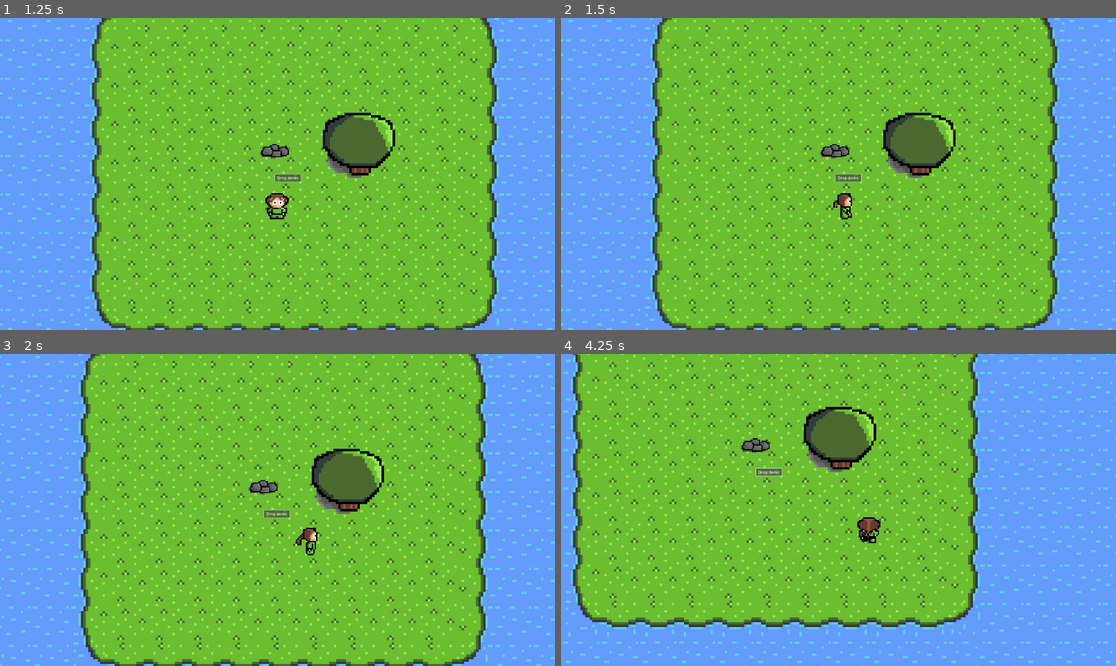
Above: before the commit, frames 1-4 (two rows, left to right).
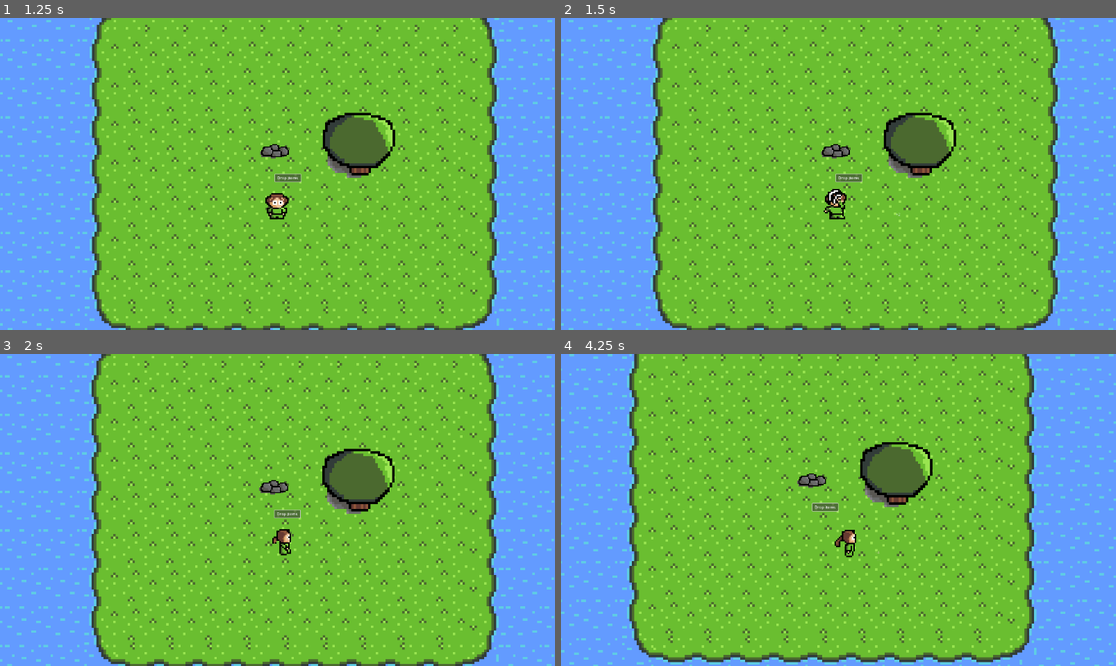
Above: after the commit, the same moments.

Repository: aubindetrez/DigitalReborn
Game: Godot game, scene res://scenes/main_scene.tscn
Same seed, same stepped clock (60 frames per second), same inputs: the game is played once before the commit and once after it.
Inputs:
- Up to frame 1 (1.25 s): click "Drop items" at 0.5 s
- Up to frame 2 (1.5 s): tap Enter (ui_accept) at 1.25 s; hold Right (ui_right) from 1.28 s (still down); hold Space (ui_select) from 1.28 s (still down)
- Up to frame 3 (2 s): keep holding Right (ui_right); keep holding Space (ui_select); tap Enter (ui_accept) at 1.52 s
- Up to frame 4 (4.25 s): release Right (ui_right) at 2.03 s; release Space (ui_select) at 2.03 s; hold Down (ui_down) 2.03-2.78 s; tap Space (ui_select) at 2.1, 3.6 s; tap Enter (ui_accept) at 2.27, 3.77 s; hold Right (ui_right) 2.78-3.53 s; hold Space (ui_select) 2.78-3.53 s; hold Up (ui_up) from 3.53 s (still down)

Frame 1 is identical in both runs. In frame 2, 4.2% of the frame differs, in the area x 0-100%, y 0-100%; in frame 3, 24%; in frame 4, 44%.

Commit message:
Add Attack animation to the player

Diff:
--- a/scenes/Controller.gd
+++ b/scenes/Controller.gd
@@ -8,6 +8,8 @@
 
 var parent: CharacterBody2D
 @export var toBeRotated: AnimationController
+
+signal attack() # emitted when the user press ui_select
 
 func _ready():
 	parent = get_parent()
@@ -47,6 +49,10 @@
 	elif event.is_action_released("ui_up"):
 		up_strength = 0.0
 
+	if event.is_action_pressed("ui_select"): # attack / action
+		attack.emit()
+		active = false # block action until the attack is done
+
 var velocity = Vector2(0, 0)
 # Uses the results of compute_strength to more the parent
 func update_position(delta):
@@ -63,3 +69,7 @@
 	#var rot = toBeRotated.get_rotation()
 	#rot = lerp_angle(rot, target_angle, 0.1)
 	toBeRotated.set_rotation(target_angle)
+
+
+func _on_change_anim_based_on_mvmnt_anim_attack_finished():
+	active = true
--- a/scenes/animate_moving_obj.gd
+++ b/scenes/animate_moving_obj.gd
@@ -4,6 +4,8 @@
 var rotation= 0.0
 # Change the parent's node's animation based on it's movement
 var parent: AnimatedSprite2D
+
+signal anim_attack_finished()
 
 func get_rotation():
 	return rotation
@@ -25,7 +27,9 @@
 func _process(delta):
 	smoothed_rot = lerp(rotation, smoothed_rot, 0.1)
 	var charbody2d: CharacterBody2D = $"../.."
-	if charbody2d.velocity.length() > 10.0: # arbitrary number for when do we actually stopped moving
+	if blockingAnimAttack:
+		pass
+	elif charbody2d.velocity.length() > 10.0: # arbitrary number for when do we actually stopped moving
 		anim_moving()
 	else:
 		anim_idle()
@@ -55,3 +59,23 @@
 	elif smoothed_rot > (-PI + PI/4) and smoothed_rot < (0 - PI/4):
 		parent.flip_h = true
 		parent.play("idleright")
+
+var blockingAnimAttack = false # Do not play any other animation if set
+func anim_attack():
+	blockingAnimAttack = true
+	parent.speed_scale = 2
+	if smoothed_rot < (PI/2 - PI/4) and smoothed_rot > (-PI/2 + PI/4):
+		parent.play("attackdown")
+	elif smoothed_rot < (-PI/2 - PI/4) or smoothed_rot > (PI/2 + PI/4):
+		parent.play("attackup")
+	elif smoothed_rot < (PI - PI/4) and smoothed_rot > (0 + PI/4):
+		parent.flip_h = false
+		parent.play("attackright")
+	elif smoothed_rot > (-PI + PI/4) and smoothed_rot < (0 - PI/4):
+		parent.flip_h = true
+		parent.play("attackright")
+
+
+func _on_player_sprite_animation_finished():
+	anim_attack_finished.emit()
+	blockingAnimAttack = false
--- a/scenes/main_scene.tscn
+++ b/scenes/main_scene.tscn
@@ -216,7 +216,7 @@
 "duration": 1.0,
 "texture": SubResource("AtlasTexture_ykye1")
 }],
-"loop": true,
+"loop": false,
 "name": &"attackdown",
 "speed": 5.0
 }, {
@@ -239,7 +239,7 @@
 "duration": 1.0,
 "texture": SubResource("AtlasTexture_b5r6q")
 }],
-"loop": true,
+"loop": false,
 "name": &"attackright",
 "speed": 5.0
 }, {
@@ -259,7 +259,7 @@
 "duration": 1.0,
 "texture": SubResource("AtlasTexture_04lj4")
 }],
-"loop": true,
+"loop": false,
 "name": &"attackup",
 "speed": 5.0
 }, {
@@ -387,9 +387,8 @@
 position = Vector2(4, -62)
 scale = Vector2(6, 6)
 sprite_frames = SubResource("SpriteFrames_05rlv")
-animation = &"attackright"
+animation = &"attackup"
 autoplay = "idledown"
-frame_progress = 0.942238
 
 [node name="ChangeAnimBasedOnMvmnt" type="Node" parent="Player/PlayerSprite"]
 script = ExtResource("4_ujqmk")
@@ -428,3 +427,7 @@
 [node name="TestDropNCraft" parent="." instance=ExtResource("1_0hwdm")]
 position = Vector2(-98, 31)
 scale = Vector2(0.5, 0.5)
+
+[connection signal="attack" from="Player/Controller" to="Player/PlayerSprite/ChangeAnimBasedOnMvmnt" method="anim_attack"]
+[connection signal="animation_finished" from="Player/PlayerSprite" to="Player/PlayerSprite/ChangeAnimBasedOnMvmnt" method="_on_player_sprite_animation_finished"]
+[connection signal="anim_attack_finished" from="Player/PlayerSprite/ChangeAnimBasedOnMvmnt" to="Player/Controller" method="_on_change_anim_based_on_mvmnt_anim_attack_finished"]
